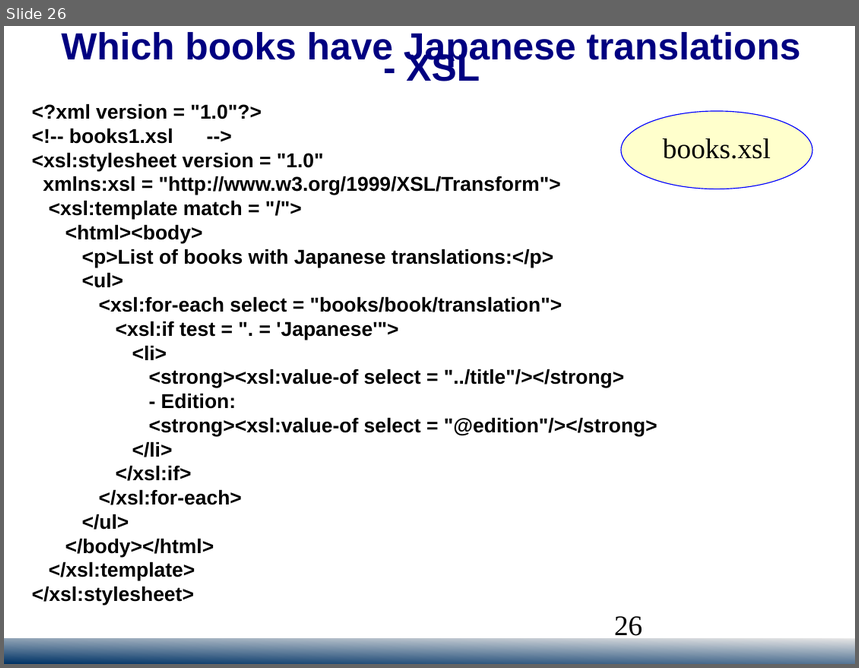
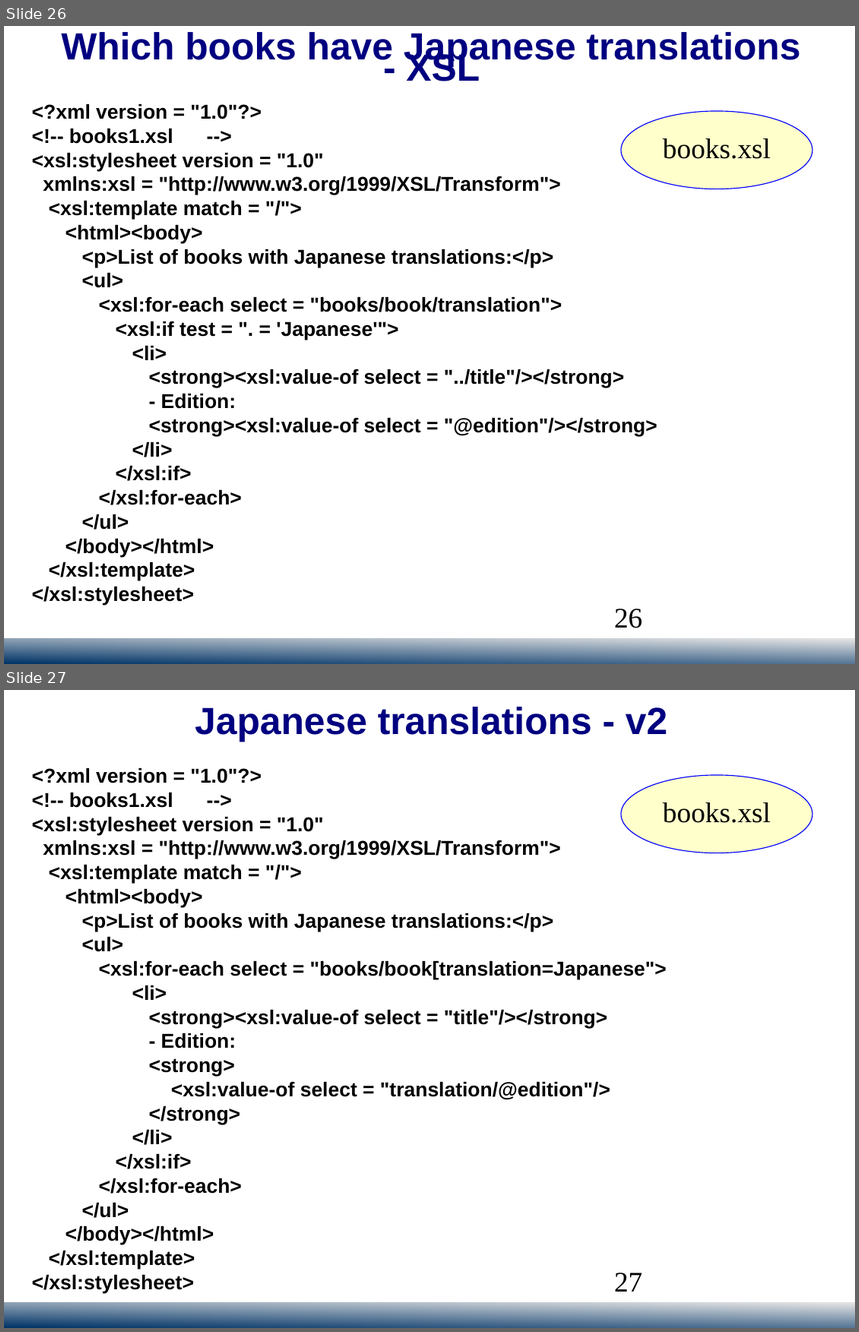
Before and after one commit to jedi-academy/learn-4850, a slide deck: public/download/ACIT4850-XPath.ppt. Shown one above the other, each under a label of ours: slide 26 before the commit, slides 26 and 27 after it. The pictures are 859x668 and 859x1332 pixels, drawn with LibreOffice and Linux fonts; fonts in the diff are those of the drawing; background and template pictures are left out. Boxes give left, top, right and bottom in pixels: in the first picture for what was removed or moved away, otherwise in the second. Text is boxed around its words. In the diff, an @@ line names an element or a change of style, - is before the commit and + after.

```diff
--- a/public/download/ACIT4850-XPath.ppt
+++ b/public/download/ACIT4850-XPath.ppt
@@ slide 27 added at (x1=4, y1=690, x2=855, y2=1328), background #FFFFFF; not listed: 2 template elements that a slide beside it also shows @@
@@ text added at (x1=195, y1=707, x2=667, y2=742), 32 pt, text #000080, bold @@
+Japanese translations - v2
@@ text added at (x1=32, y1=768, x2=667, y2=1293), 17 pt, text #000000, bold @@
+<?xml version = "1.0"?>
+<!-- books1.xsl -->
+<xsl:stylesheet version = "1.0"
+xmlns:xsl = "http://www.w3.org/1999/XSL/Transform">
+<xsl:template match = "/">
+<html><body>
+<p>List of books with Japanese translations:</p>
+<ul>
+<xsl:for-each select = "books/book[translation=Japanese">
+<li>
+<strong><xsl:value-of select = "title"/></strong>
+- Edition:
+<strong>
+<xsl:value-of select = "translation/@edition"/>
+</strong>
+</li>
+</xsl:if>
+</xsl:for-each>
+</ul>
+</body></html>
+</xsl:template>
+</xsl:stylesheet>
@@ ellipse added at (x1=621, y1=775, x2=813, y2=853), fill #FFFFCC, outline #0000FF 0.74 pt, 24 pt, text #000000 @@
+books.xsl
@@ page number added at (x1=614, y1=1273, x2=642, y2=1292), 24 pt, text #000000 @@
+27
@@ slide 26 changed as well @@
@@ page number rewrapped from (x1=614, y1=617, x2=642, y2=641) to (x1=614, y1=609, x2=642, y2=629) @@
```
Also in this commit, not shown: 30 other slides changed, 4 other files.
